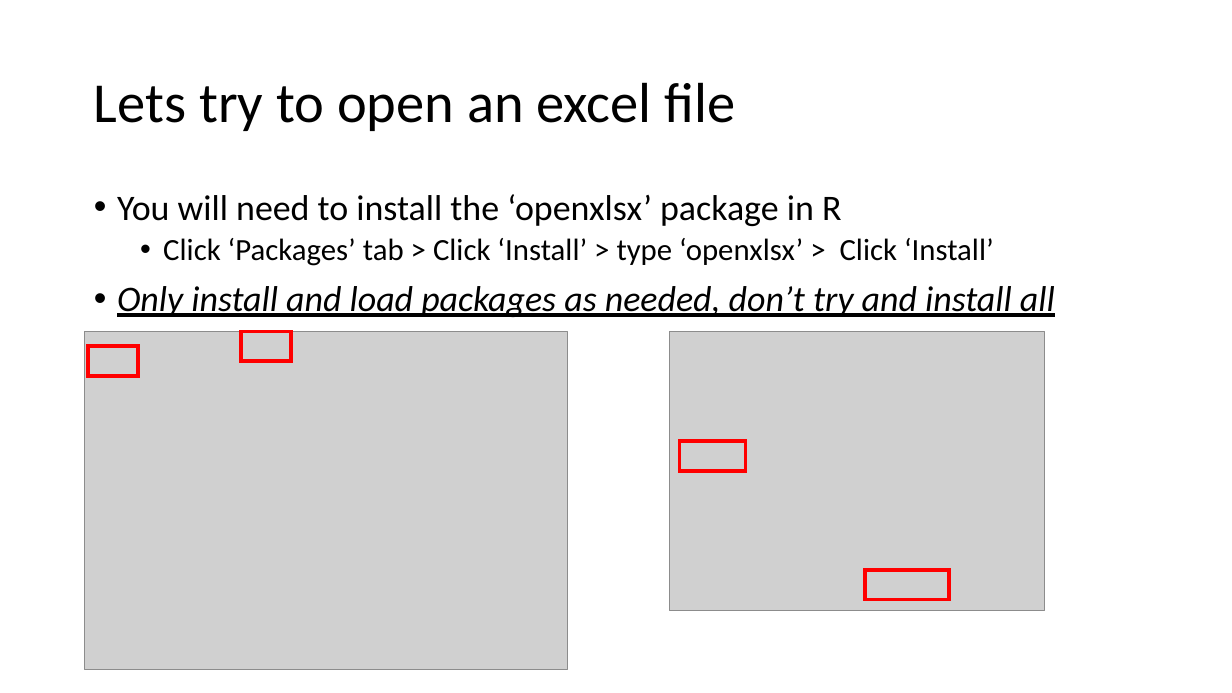
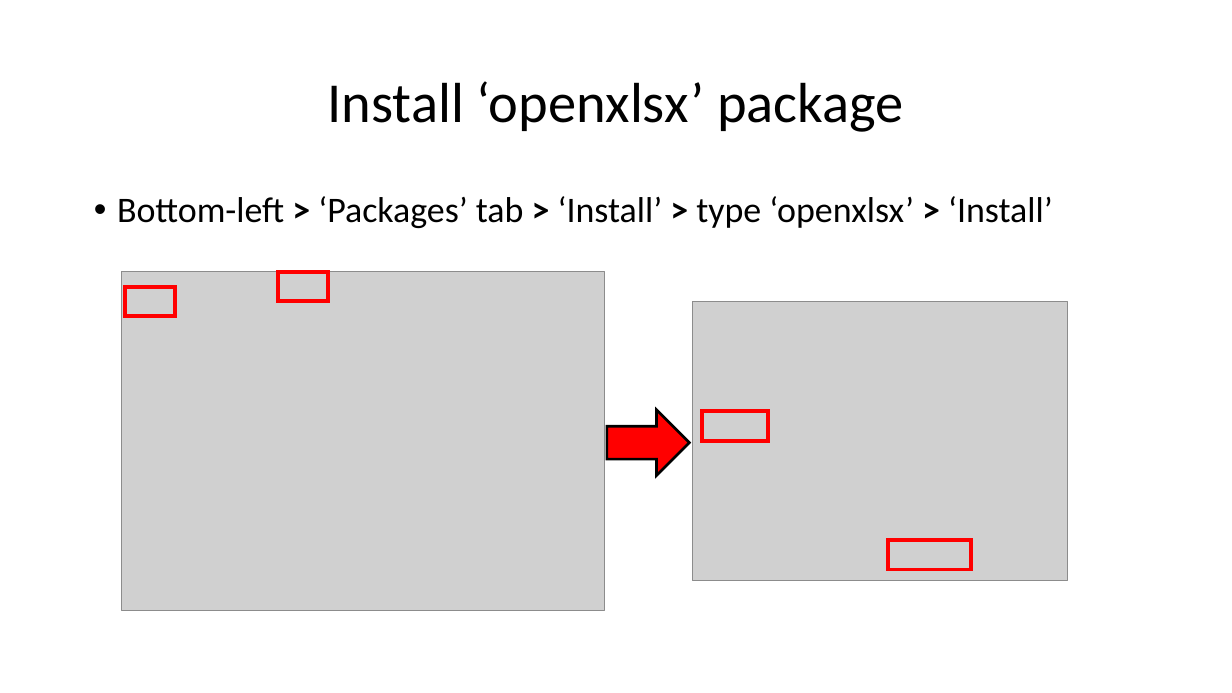
Before and after one commit to angnguyen/ce_group, a slide deck: slide 18 of R_tutorial_1.pptx (slide 11 before the commit). Drawn at 1232x693 pixels with LibreOffice and Linux fonts; fonts in the diff are those of the drawing; grey boxes stand for pictures. Boxes give left, top, right and bottom in pixels: in the first picture for what was removed or moved away, otherwise in the second. Text is boxed around its words. In the diff, an @@ line names an element or a change of style, - is before the commit and + after.

```diff
--- a/R_tutorial_1.pptx
+++ b/R_tutorial_1.pptx
@@ title at box(328, 81, 903, 132): text changed @@
-Lets try to open an excel file
+Install ‘openxlsx’ package
@@ text at box(117, 196, 1053, 228): text changed @@
-• You will need to install the ‘openxlsx’ package in R
-  • Click ‘Packages’ tab > Click ‘Install’ > type ‘openxlsx’ > Click ‘Install’
-• Only install and load packages as needed, don’t try and install all
+• Bottom-left > ‘Packages’ tab > ‘Install’ > type ‘openxlsx’ > ‘Install’
@@ 2 rectangles, 1 picture: place and size @@
-2 rectangles, 1 picture at box(85, 332, 567, 670)
+2 rectangles, 1 picture at box(122, 272, 604, 610)
@@ 2 rectangles, 1 picture: place and size @@
-2 rectangles, 1 picture at box(670, 332, 1045, 611)
+2 rectangles, 1 picture at box(692, 301, 1067, 580)
@@ right arrow added at box(607, 410, 689, 476), fill #FF0000, outline #000000 2 pt @@
```
Also in this commit, not shown: 15 other slides changed, 18 slides added, 3 slides removed, 2 other files.
